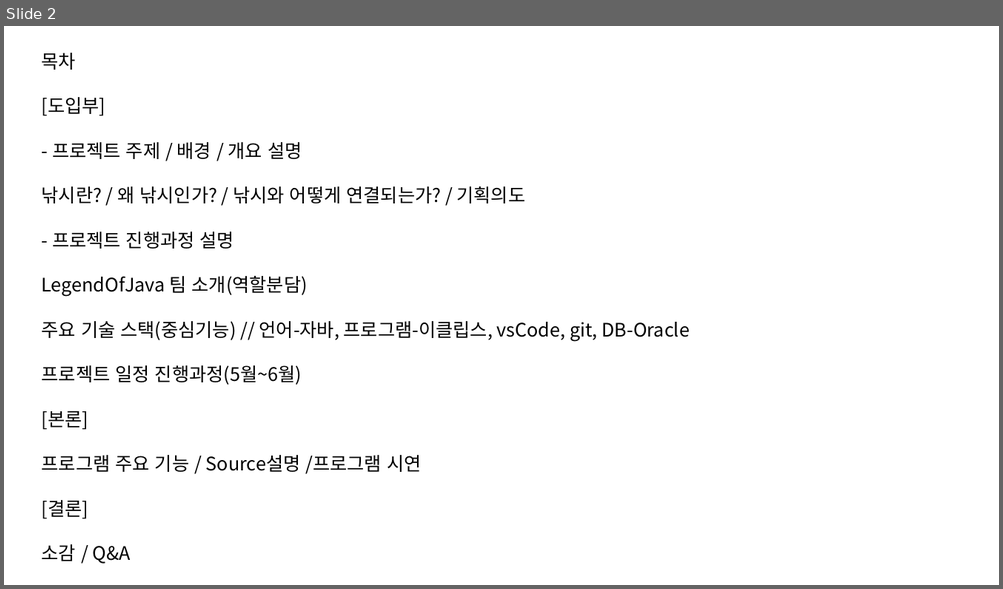
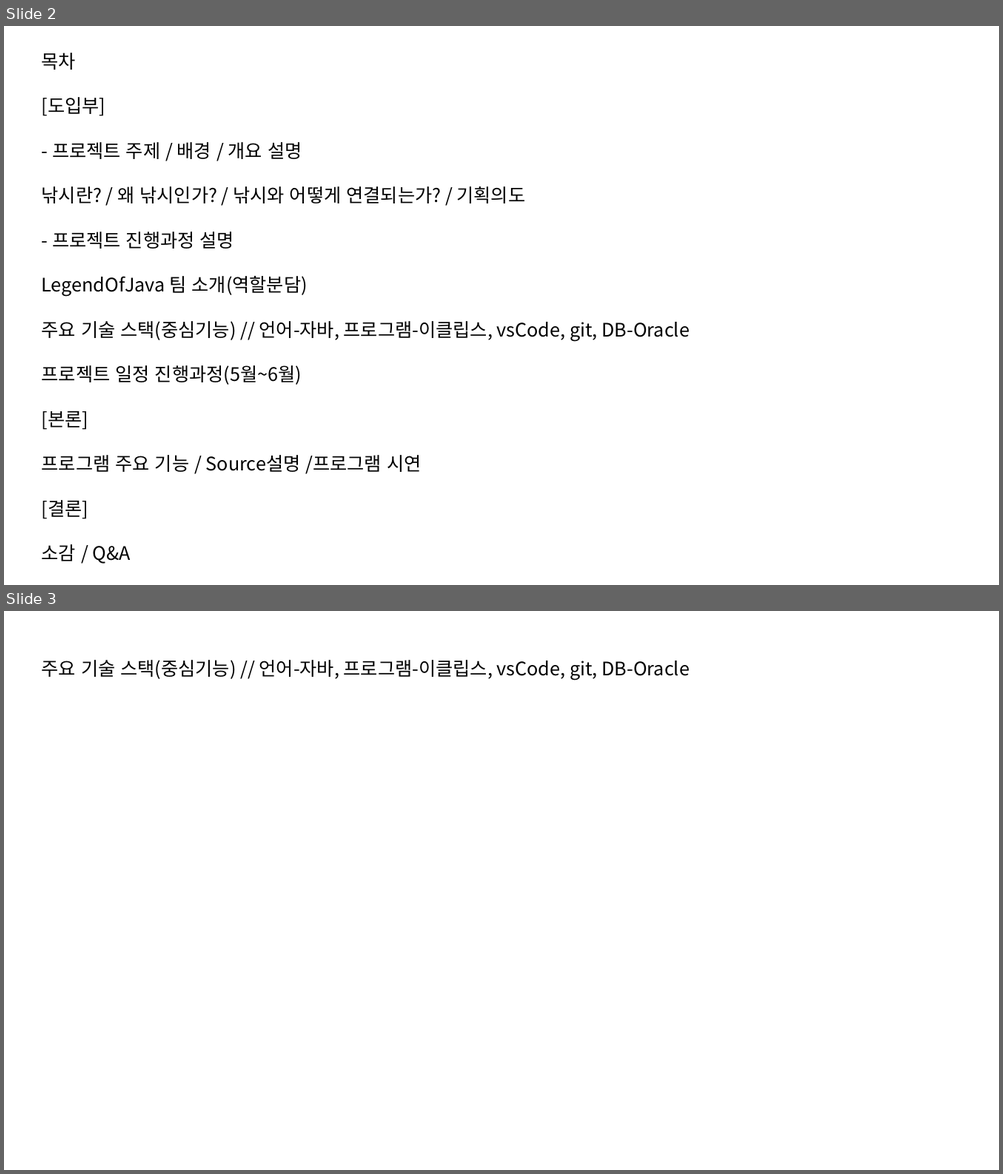
Before and after one commit to JunseongHeo/FishingInformationSystem, a slide deck: Presentation/LegendOfJava.pptm. Shown one above the other, each under a label of ours: slide 2 before the commit, slides 2 and 3 after it. The pictures are 1003x589 and 1003x1174 pixels, drawn with LibreOffice and Linux fonts; fonts in the diff are those of the drawing. Boxes give left, top, right and bottom in pixels: in the first picture for what was removed or moved away, otherwise in the second. Text is boxed around its words. In the diff, an @@ line names an element or a change of style, - is before the commit and + after.

```diff
--- a/Presentation/LegendOfJava.pptm
+++ b/Presentation/LegendOfJava.pptm
@@ slide 3 added at box(4, 611, 999, 1170), background #FFFFFF @@
@@ text added at box(42, 660, 690, 681), 18 pt, text #000000 @@
+주요 기술 스택(중심기능) // 언어-자바, 프로그램-이클립스, vsCode, git, DB-Oracle
```
Also in this commit, not shown: 2 other slides added, 8 other files.
